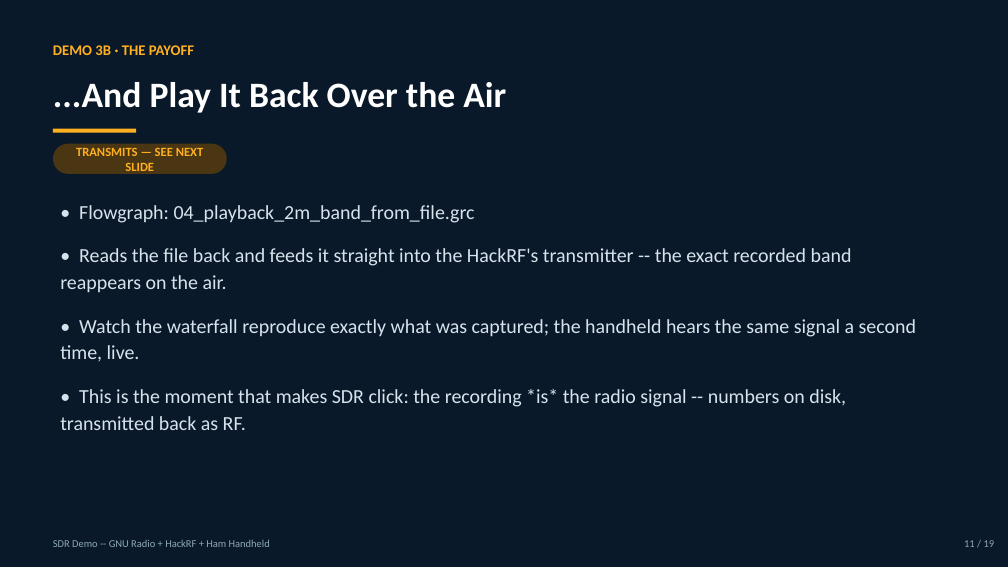
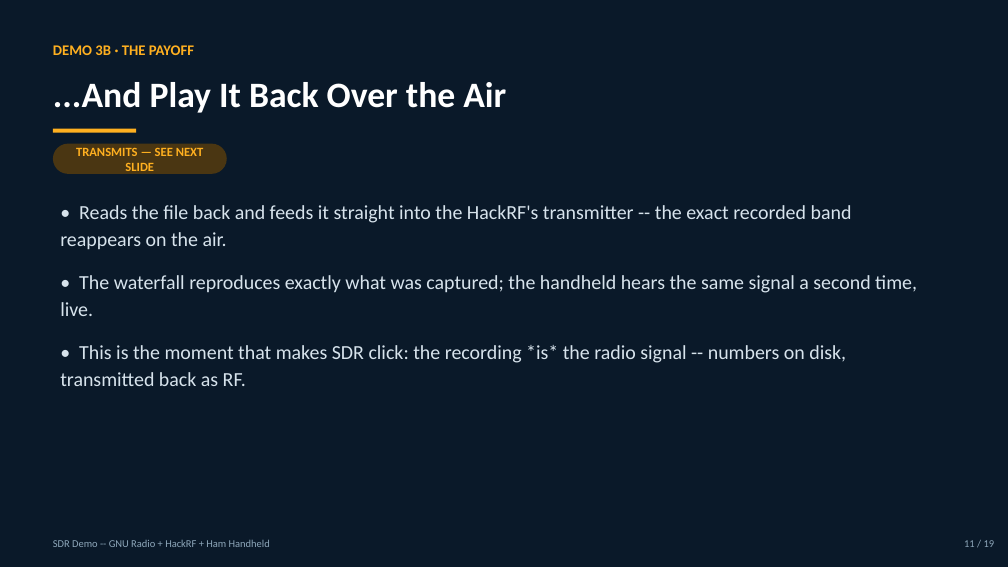
Before and after one commit to W5TSU/SDR-Demo, a slide deck: slide 12 of slides/SDR_Demo.pptx. Drawn at 1008x567 pixels with LibreOffice and Linux fonts; fonts in the diff are those of the drawing. Boxes give left, top, right and bottom in pixels: in the first picture for what was removed or moved away, otherwise in the second. Text is boxed around its words. In the diff, an @@ line names an element or a change of style, - is before the commit and + after.

```diff
--- a/slides/SDR_Demo.pptx
+++ b/slides/SDR_Demo.pptx
@@ text at bbox=[79, 205, 475, 223]: paragraph removed @@
-• Flowgraph: 04_playback_2m_band_from_file.grc
@@ text at bbox=[60, 275, 917, 316]: text changed @@
-• Watch the waterfall reproduce exactly what was captured; the handheld hears the same signal a second time, live.
+• The waterfall reproduces exactly what was captured; the handheld hears the same signal a second time, live.
```
Also in this commit, not shown: 5 other slides changed, 1 other file.
